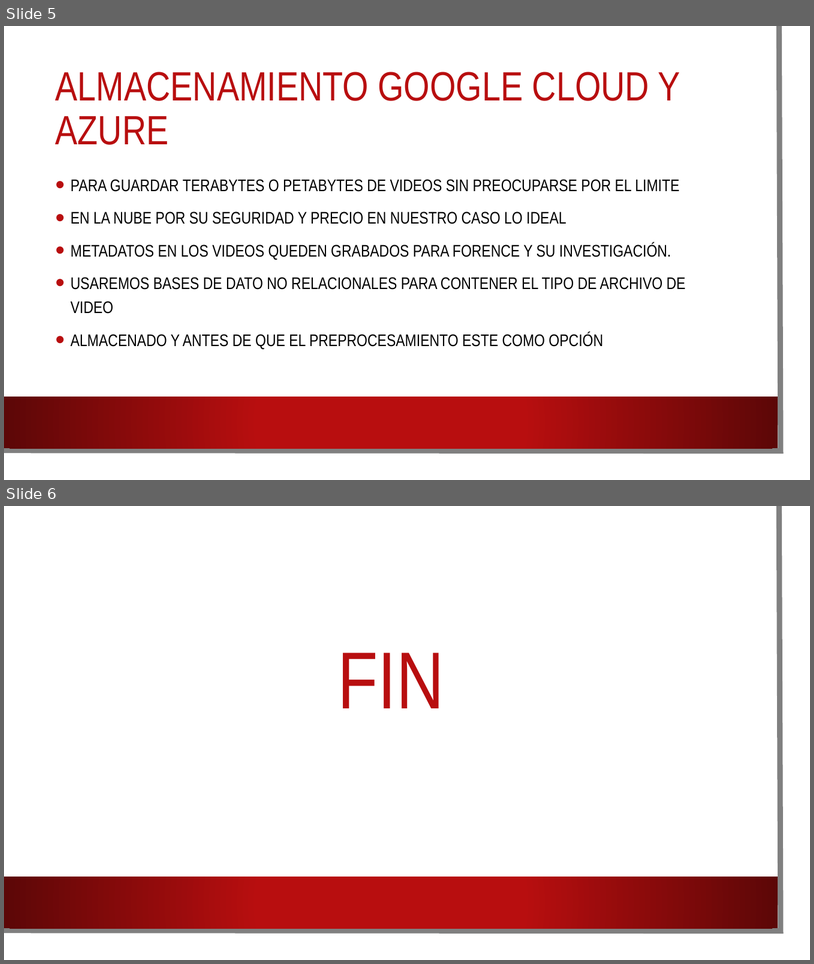
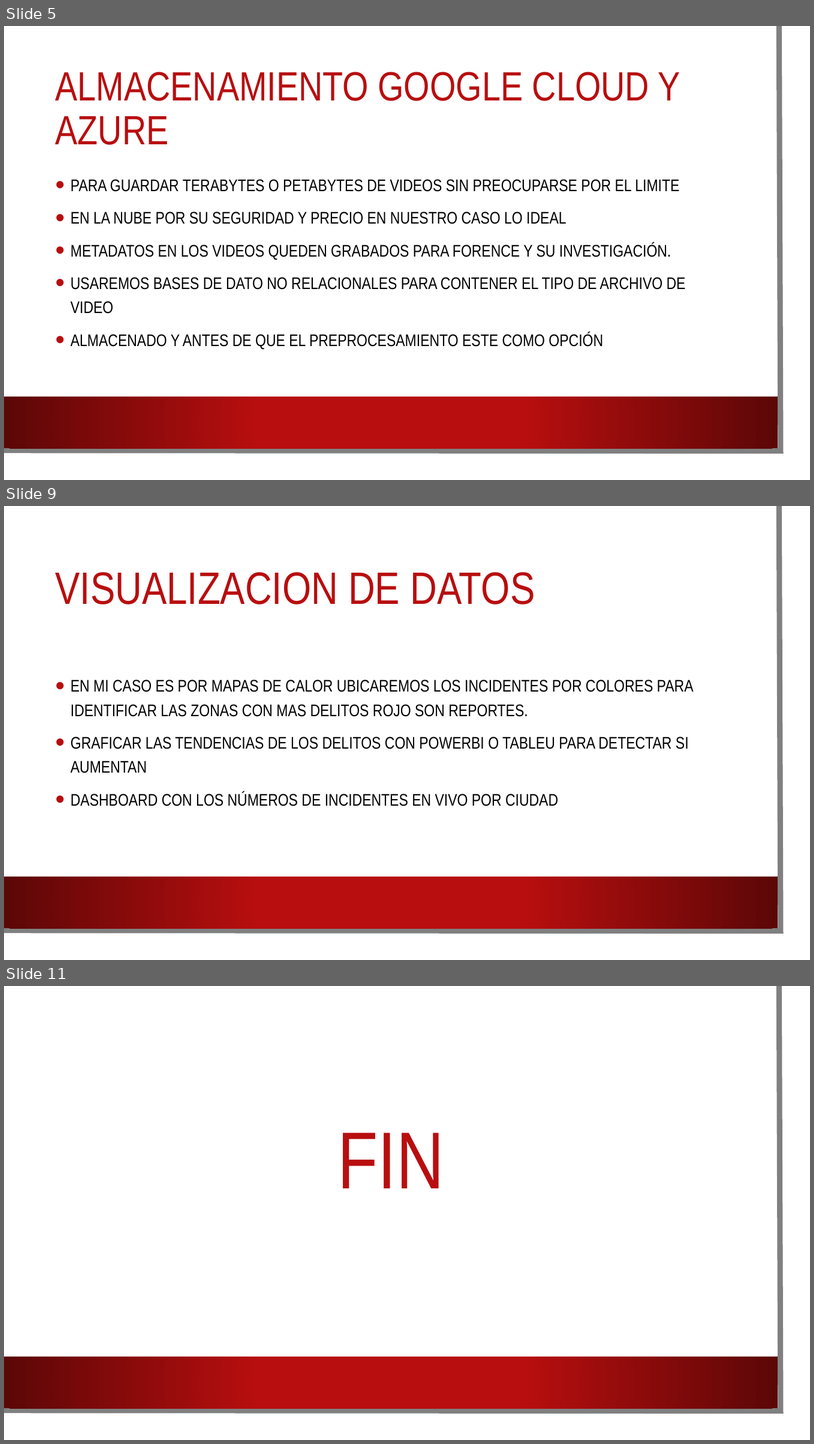
Before and after one commit to juanitoeldesastre/macrodatos, a slide deck: A02/A02.pptx. Shown one above the other, each under a label of ours: slides 5 and 6 before the commit, slides 5, 9 and 11 after it; the slides between them are not shown. The pictures are 814x964 and 814x1444 pixels, drawn with LibreOffice and Linux fonts; fonts in the diff are those of the drawing; background and template pictures are left out. Boxes give left, top, right and bottom in pixels: in the first picture for what was removed or moved away, otherwise in the second. Text is boxed around its words. In the diff, an @@ line names an element or a change of style, - is before the commit and + after.

```diff
--- a/A02/A02.pptx
+++ b/A02/A02.pptx
@@ slide 9 added at (4,506,810,960), background picture (left out); not listed: 3 template elements that a slide beside it also shows @@
@@ title added at (56,572,535,604), 54 pt, text #B80E0F @@
+VISUALIZACION DE DATOS
@@ text added at (71,679,694,806), 20 pt, text #000000 @@
+• EN MI CASO ES POR MAPAS DE CALOR UBICAREMOS LOS INCIDENTES POR COLORES PARA IDENTIFICAR LAS ZONAS CON MAS DELITOS ROJO SON REPORTES.
+• GRAFICAR LAS TENDENCIAS DE LOS DELITOS CON POWERBI O TABLEU PARA DETECTAR SI AUMENTAN
+• DASHBOARD CON LOS NÚMEROS DE INCIDENTES EN VIVO POR CIUDAD
@@ what was slide 6 is now slide 11 @@
```
Also in this commit, not shown: 4 other slides added.
